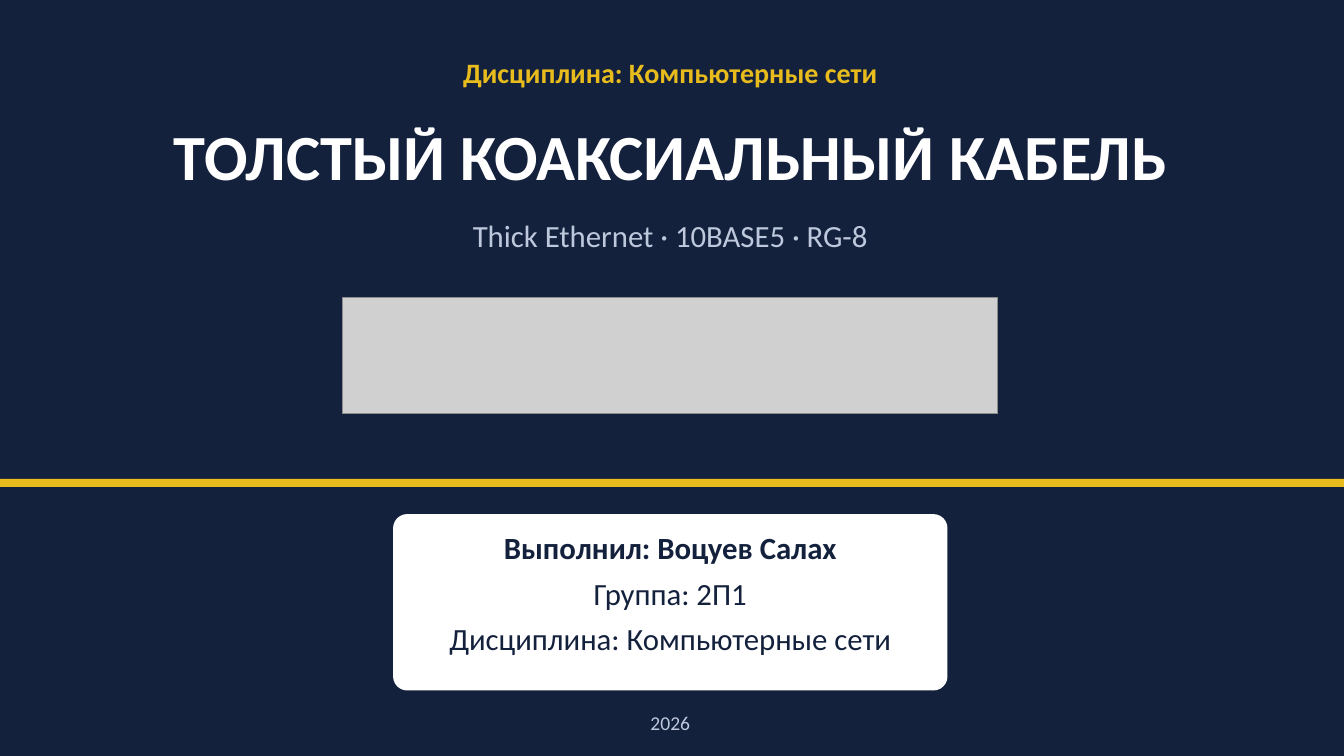
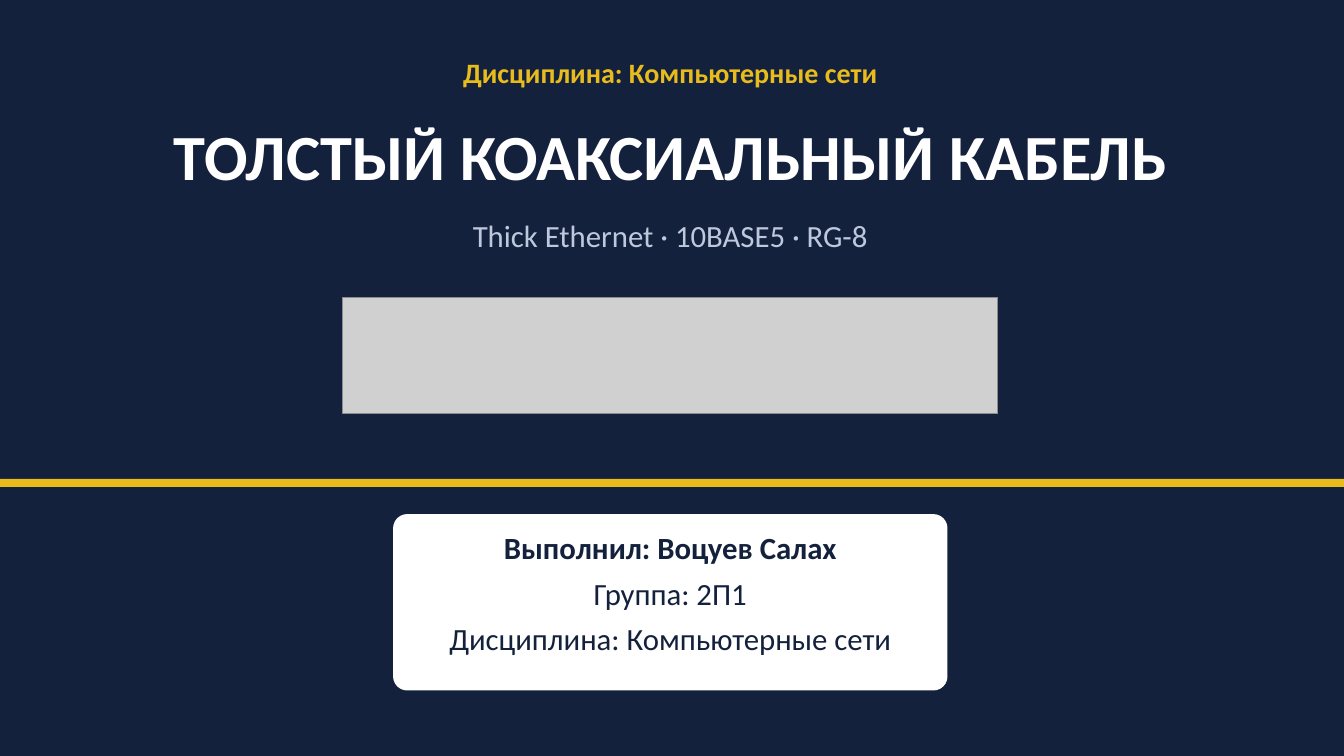
Before and after one commit to salahvocuev96-lang/di.style, a slide deck: slide 1 of presentation/Толстый_коаксиальный_кабель.pptx. Drawn at 1344x756 pixels with LibreOffice and Linux fonts; fonts in the diff are those of the drawing; grey boxes stand for pictures. Boxes give left, top, right and bottom in pixels: in the first picture for what was removed or moved away, otherwise in the second. Text is boxed around its words. In the diff, an @@ line names an element or a change of style, - is before the commit and + after.

```diff
--- a/presentation/Толстый_коаксиальный_кабель.pptx
+++ b/presentation/Толстый_коаксиальный_кабель.pptx
@@ text removed at [650,717,690,730] @@
-2026
```
